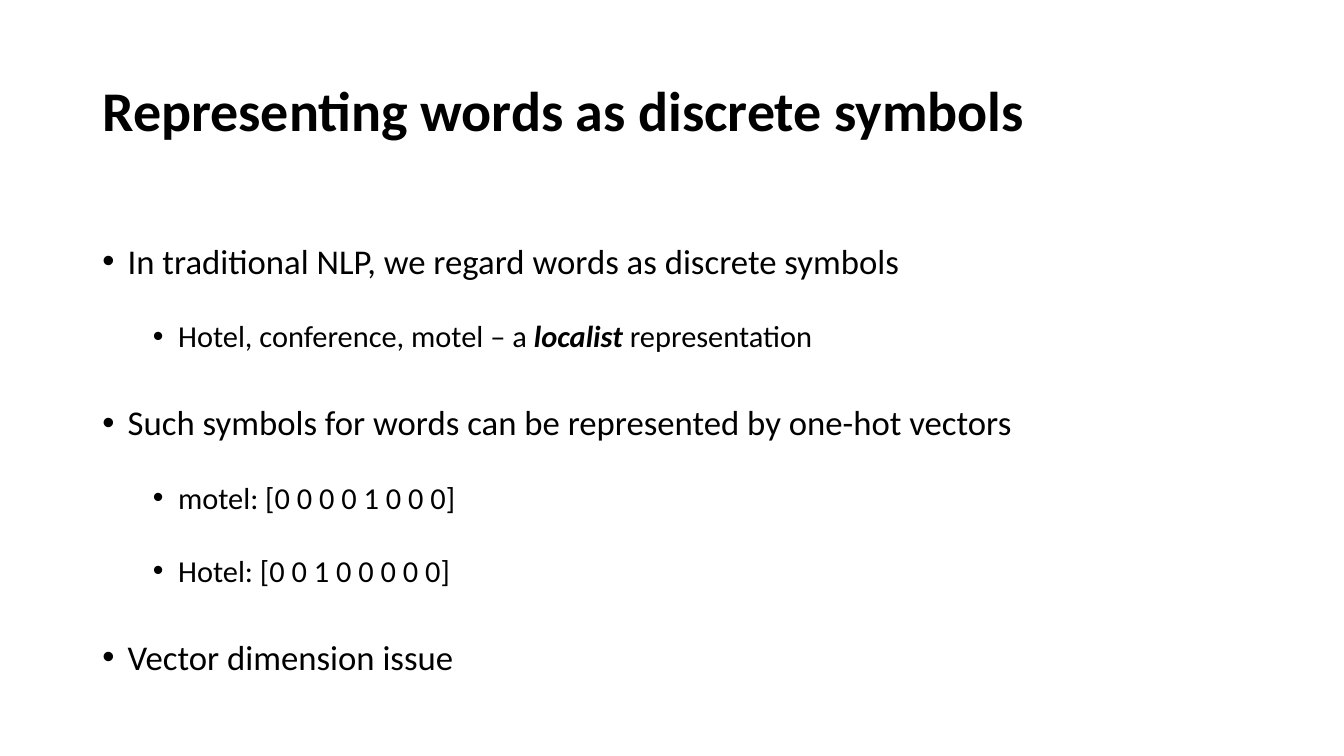
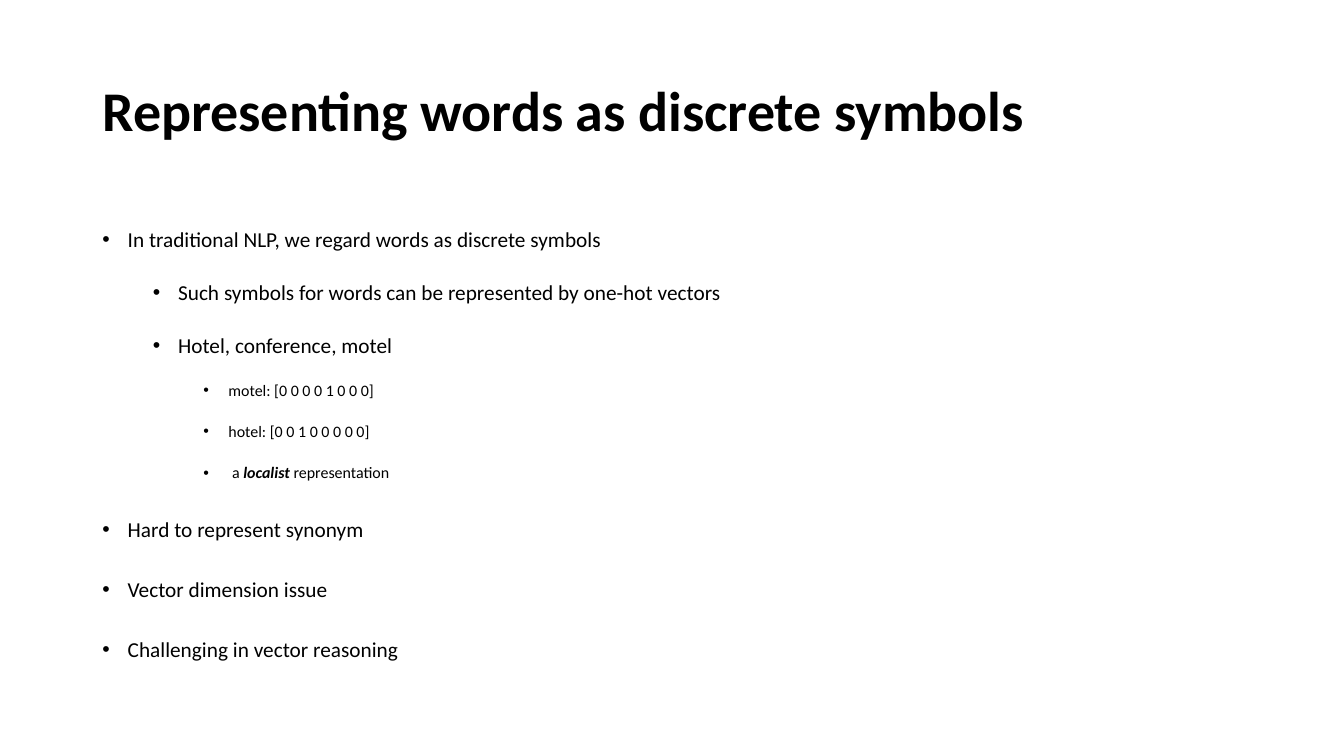
Before and after one commit to YeabinMoonEcon/BUS211, a slide deck: slide 12 of BUS243_NLP/lecture_notes/Lecture5.pptx (slide 11 before the commit). Drawn at 1344x756 pixels with LibreOffice and Linux fonts; fonts in the diff are those of the drawing. Boxes give left, top, right and bottom in pixels: in the first picture for what was removed or moved away, otherwise in the second. Text is boxed around its words. In the diff, an @@ line names an element or a change of style, - is before the commit and + after.

```diff
--- a/BUS243_NLP/lecture_notes/Lecture5.pptx
+++ b/BUS243_NLP/lecture_notes/Lecture5.pptx
@@ text at [128, 232, 721, 597]: size 24.8 to 15.2 pt in "In traditional NLP, we regard words as ...", "Such symbols for words can be represented ...", "Vector dimension issue"; size 21.7 to 11.4 pt in "motel: [0 0 0 0 1 0 ..."; list level 1 to 2 in "Such symbols for words can ..."; list level 2 to 3 in "motel: [0 0 0 0 ..." @@
@@ text at [178, 325, 812, 352]: paragraph removed @@
-  • Hotel, conference, motel – a localist representation
@@ text at [178, 338, 392, 356]: paragraph added @@
+  • Hotel, conference, motel
@@ text at [128, 425, 390, 541]: text changed; size 21.7 to 11.4 pt @@
-  • Hotel: [0 0 1 0 0 0 0 0]
+    • hotel: [0 0 1 0 0 0 0 0]
+    • a localist representation
+• Hard to represent synonym
@@ text at [128, 642, 398, 661]: paragraph added @@
+• Challenging in vector reasoning
```
Also in this commit, not shown: 19 other slides changed, 3 slides added, 2 other files.
